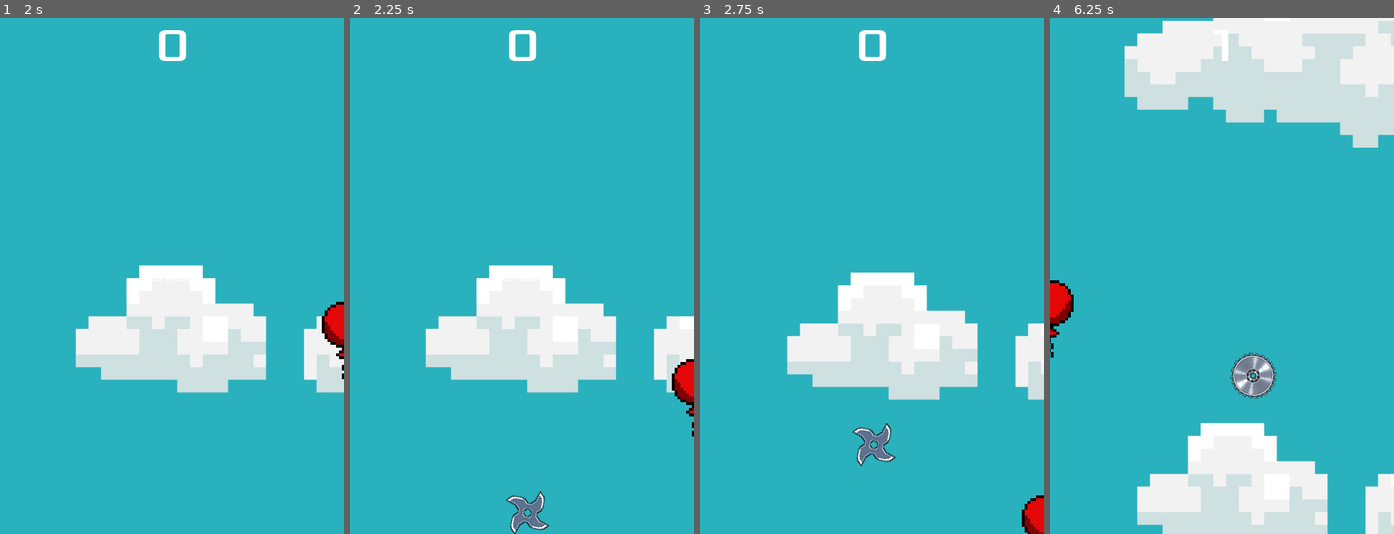
Above: before the commit, frames 1-4 (left to right).
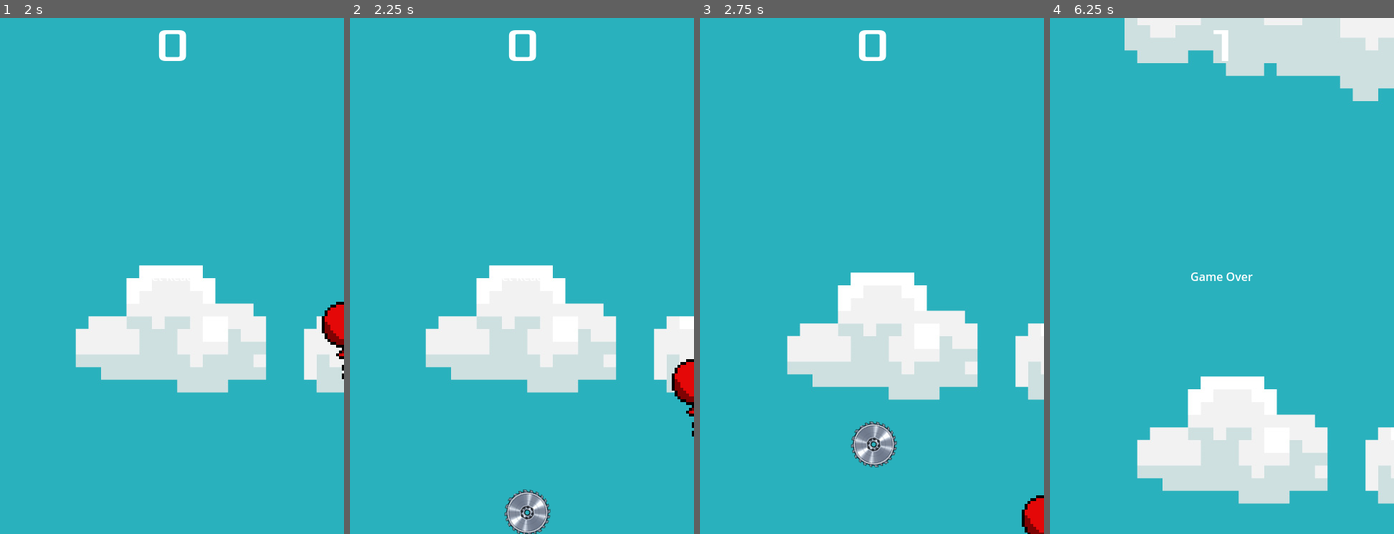
Above: after the commit, the same moments.

Repository: Turik556/First2D
Game: Godot game, scene res://Scenes/main.tscn
The game is run twice, just before and just after one commit, with the same random seed, the same clock (stepped at 60 frames per second) and the same inputs.
Inputs (mouse positions are in pixels of both pictures, inside the frame that each line leads up to):
- Up to frame 1 (2 s): click "Start" at 0.5 s; tap Enter at 1.25 s; hold D (move_right) from 1.28 s (still down)
- Up to frame 2 (2.25 s): release D (move_right) at 2.03 s; hold S (move_down) from 2.03 s (still down)
- Up to frame 3 (2.75 s): keep holding S (move_down)
- Up to frame 4 (6.25 s): release S (move_down) at 2.75 s; click (1225, 441) at 2.75 s; hold D (move_right) 3.53-4.28 s; hold W (move_up) 4.28-5.03 s; hold A (move_left) from 5.03 s (still down)

Frame 1 is identical in both runs. In frame 2, 0.8% of the frame differs, in the area x 44-59%, y 91-100%; in frame 3, 0.8%; in frame 4, 27%, in the area x 0-100%, y 0-100%.

Commit message:
add kunai movement (not done)

Diff:
--- /dev/null
+++ b/Scenes/Enemies/Kunai.tscn
@@ -0,0 +1,24 @@
+[gd_scene load_steps=4 format=3 uid="uid://dl4o1kdwxxf6h"]
+
+[ext_resource type="PackedScene" uid="uid://crmgdl0poacw7" path="res://Scenes/Enemies/mob.tscn" id="1_jpknx"]
+[ext_resource type="Texture2D" uid="uid://chsh112hgpsh8" path="res://art/Kunai_128.png" id="2_q0qwm"]
+
+[sub_resource type="CapsuleShape2D" id="CapsuleShape2D_nq66i"]
+radius = 13.0
+height = 130.0
+
+[node name="kunai" instance=ExtResource("1_jpknx")]
+
+[node name="Sprite2D" parent="." index="0"]
+texture = ExtResource("2_q0qwm")
+
+[node name="CollisionShape2D" parent="." index="2"]
+shape = SubResource("CapsuleShape2D_nq66i")
+
+[node name="VisibleOnScreenNotifier2D" parent="." index="3"]
+position = Vector2(0.74917, 0.125418)
+scale = Vector2(6.45882, 1.33966)
+
+[node name="Button" parent="." index="4"]
+offset_top = -13.0
+offset_bottom = 13.0
--- a/Scenes/Enemys/saw_128.tscn
+++ b/Scenes/Enemies/saw_128.tscn
@@ -1,6 +1,6 @@
 [gd_scene load_steps=4 format=3 uid="uid://b8fo4f7bqh0e3"]
 
-[ext_resource type="PackedScene" uid="uid://crmgdl0poacw7" path="res://Scenes/Enemys/mob.tscn" id="1_n7qun"]
+[ext_resource type="PackedScene" uid="uid://crmgdl0poacw7" path="res://Scenes/Enemies/mob.tscn" id="1_n7qun"]
 [ext_resource type="Texture2D" uid="uid://8xs5cui2aar0" path="res://art/saw_128/saw_128_0.png" id="2_dj78n"]
 
 [sub_resource type="CircleShape2D" id="CircleShape2D_s7ypm"]
--- a/Scenes/Enemys/saw_64.tscn
+++ b/Scenes/Enemies/saw_64.tscn
@@ -1,6 +1,6 @@
 [gd_scene load_steps=3 format=3 uid="uid://dn3uhqj24rcyi"]
 
-[ext_resource type="PackedScene" uid="uid://crmgdl0poacw7" path="res://Scenes/Enemys/mob.tscn" id="1_ahj64"]
+[ext_resource type="PackedScene" uid="uid://crmgdl0poacw7" path="res://Scenes/Enemies/mob.tscn" id="1_ahj64"]
 
 [sub_resource type="CircleShape2D" id="CircleShape2D_8mcuy"]
 radius = 31.0161
--- a/Scenes/Enemys/shuriken.tscn
+++ b/Scenes/Enemies/shuriken.tscn
@@ -1,6 +1,6 @@
 [gd_scene load_steps=4 format=3 uid="uid://4i2iyednab76"]
 
-[ext_resource type="PackedScene" uid="uid://crmgdl0poacw7" path="res://Scenes/Enemys/mob.tscn" id="1_dcy0h"]
+[ext_resource type="PackedScene" uid="uid://crmgdl0poacw7" path="res://Scenes/Enemies/mob.tscn" id="1_dcy0h"]
 [ext_resource type="Texture2D" uid="uid://bmaj80ildopqr" path="res://art/suriken/shuriken_64.png" id="2_2o5j4"]
 
 [sub_resource type="CircleShape2D" id="CircleShape2D_jyk0r"]
--- a/Scenes/EnemyHandler.tscn
+++ b/Scenes/EnemyHandler.tscn
@@ -1,9 +1,10 @@
-[gd_scene load_steps=6 format=3 uid="uid://bqi3n4fssgs2l"]
+[gd_scene load_steps=7 format=3 uid="uid://bqi3n4fssgs2l"]
 
 [ext_resource type="Script" path="res://scripts/enemy_handler.gd" id="1_3gvam"]
-[ext_resource type="PackedScene" uid="uid://dn3uhqj24rcyi" path="res://Scenes/Enemys/saw_64.tscn" id="2_40yrd"]
-[ext_resource type="PackedScene" uid="uid://4i2iyednab76" path="res://Scenes/Enemys/shuriken.tscn" id="2_ylr5j"]
-[ext_resource type="PackedScene" uid="uid://b8fo4f7bqh0e3" path="res://Scenes/Enemys/saw_128.tscn" id="3_mea1j"]
+[ext_resource type="PackedScene" uid="uid://dn3uhqj24rcyi" path="res://Scenes/Enemies/saw_64.tscn" id="2_40yrd"]
+[ext_resource type="PackedScene" uid="uid://4i2iyednab76" path="res://Scenes/Enemies/shuriken.tscn" id="2_ylr5j"]
+[ext_resource type="PackedScene" uid="uid://b8fo4f7bqh0e3" path="res://Scenes/Enemies/saw_128.tscn" id="3_mea1j"]
+[ext_resource type="PackedScene" uid="uid://dl4o1kdwxxf6h" path="res://Scenes/Enemies/Kunai.tscn" id="5_0ppnj"]
 
 [sub_resource type="Curve2D" id="Curve2D_mvari"]
 _data = {
@@ -13,7 +14,7 @@
 
 [node name="EnemyHandler" type="Node"]
 script = ExtResource("1_3gvam")
-Enemys = Array[PackedScene]([ExtResource("2_40yrd"), ExtResource("3_mea1j"), ExtResource("2_ylr5j")])
+Enemys = Array[PackedScene]([ExtResource("2_40yrd"), ExtResource("3_mea1j"), ExtResource("2_ylr5j"), ExtResource("5_0ppnj")])
 mob_scene = ExtResource("2_ylr5j")
 
 [node name="MobTimer" type="Timer" parent="."]
--- a/scripts/item_queue.gd
+++ b/scripts/item_queue.gd
@@ -41,8 +41,7 @@
 func on_froze_timer_timeout() -> void:
 	Global.s_froze_ends.emit()
 	is_frozed = false
-
-	pass # Replace with function body.
+	pass
 
 func start_timer(value:String):
 	match value:
--- /dev/null
+++ b/scripts/kunai.gd
@@ -0,0 +1,28 @@
+class_name kunai
+extends enemy
+
+var player: PackedScene = preload("res://Scenes/Player.tscn")
+var speed:float = 50
+# Called when the node enters the scene tree for the first time.
+func _ready() -> void:
+	initialize()
+	_movement()
+	pass # Replace with function body.
+
+
+# Called every frame. 'delta' is the elapsed time since the previous frame.
+func _process(delta: float) -> void:
+	pass
+func _movement():
+	var pos = player.get_pos()
+	velocity = position.direction_to(pos)* speed
+	pass
+
+func initialize():
+	Global.s_game_over.connect(die)
+	Global.s_froze_start.connect(on_froze_start)
+	Global.s_froze_ends.connect(on_item_effect_ends)
+	Global.s_speed_up.connect(on_speed_up_start)
+	Global.s_speed_up_ends.connect(on_item_effect_ends)
+	spawn_pos = handler.get_spawn_location()
+	pass
--- a/scripts/player.gd
+++ b/scripts/player.gd
@@ -1,6 +1,7 @@
 extends Area2D
+
+class_name player
 signal hit
-
 @export var speed = 400 # How fast the player will move (pixels/sec).
 var screen_size # Size of the game window.
 
@@ -98,3 +99,7 @@
 	if value == "initial":
 		scale =Vector2(1,1)
 	pass
+
+func get_pos() -> Vector2:
+	return global_position
+	pass
Not shown: 2 places in Scenes/Enemies/mob.tscn that only renumber resources
Binary file added: art/Kunai.png
Not shown, added: art/Kunai.png.import
Binary file added: art/Kunai_128.png
Not shown, added: art/Kunai_128.png.import
